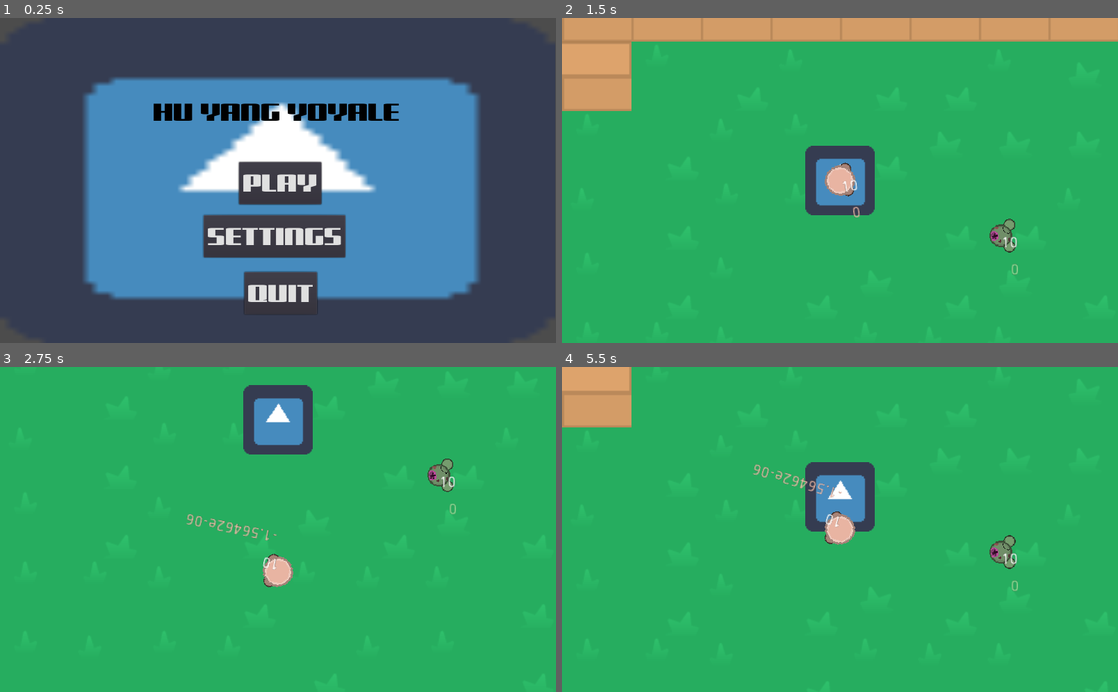
Above: before the commit, frames 1-4 (two rows, left to right).
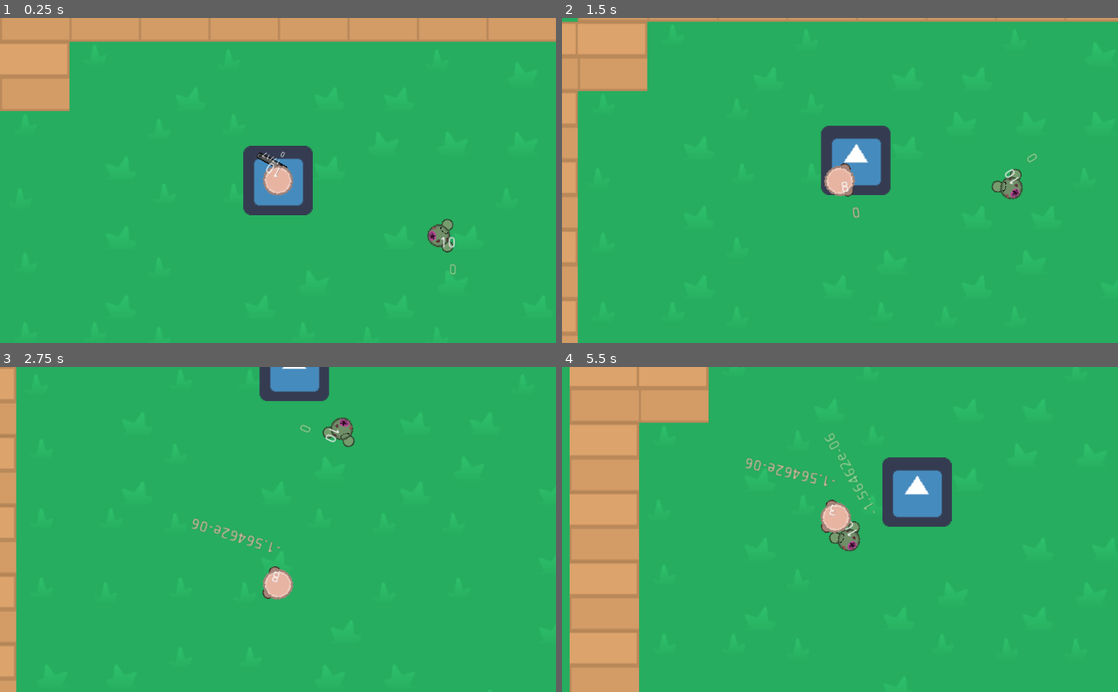
Above: after the commit, the same moments.

Repository: Panda248/Hu-Yang-Yoyale
Game: Godot game, scene res://World.tscn
Same seed, same stepped clock (60 frames per second), same inputs: the game is played once before the commit and once after it. Before the commit the project starts from res://Main Menu.tscn. The engine's default icon, where the game draws it, is replaced by a stand-in: a white triangle on a blue panel in a dark square.
Inputs (mouse positions are in pixels of both pictures, inside the frame that each line leads up to):
- Up to frame 1 (0.25 s): no input
- Up to frame 2 (1.5 s): click (840, 183) at 0.5 s, where only the run before the commit has a clickable "PLAY"; move the mouse to (962, 164) at 1.27 s; hold E (game_switch_weapon_right) from 1.28 s (still down); tap F (game_interact) at 1.35 s
- Up to frame 3 (2.75 s): move the mouse to (166, 545) at 2.02 s; release E (game_switch_weapon_right) at 2.03 s; hold Down (ui_down) from 2.03 s (still down); click (166, 545) at 2.1 s
- Up to frame 4 (5.5 s): move the mouse to (895, 458) at 2.77 s; release Down (ui_down) at 2.78 s; hold E (game_switch_weapon_right) 2.78-3.53 s; right-click (895, 458) at 2.85 s; move the mouse to (812, 594) at 3.52 s; hold Up (ui_up) 3.53-4.28 s; tap F (game_interact) at 3.6 s; move the mouse to (1006, 578) at 4.27 s; hold Q (game_switch_weapon_left) from 4.28 s (still down); click (1006, 578) at 4.35 s; move the mouse to (673, 480) at 5.02 s; right-click (673, 480) at 5.1 s

The runs differ from the first frame. In frame 1, 100% of the frame differs, in the area x 0-100%, y 0-100%; in frame 2, 13%; in frame 3, 8.0%; in frame 4, 20%.

Commit message:
fixesd enemy vision
fixed bug where changing enemy fov angle did not work

Diff:
--- a/Bullet.tscn
+++ b/Bullet.tscn
@@ -1,8 +1,9 @@
 [gd_scene load_steps=6 format=2]
 
 [ext_resource path="res://scripts/Bullet.gd" type="Script" id=1]
-[ext_resource path="res://res/exported/Bullet.png" type="Texture" id=2]
+[ext_resource path="res://res/exported/sprites/Bullet.png" type="Texture" id=2]
 [ext_resource path="res://scripts/HitBox.gd" type="Script" id=3]
+
 
 
 [sub_resource type="CircleShape2D" id=1]
--- a/Enemy.tscn
+++ b/Enemy.tscn
@@ -2,7 +2,7 @@
 
 [ext_resource path="res://scripts/Enemy.gd" type="Script" id=1]
 [ext_resource path="res://scripts/HurtBox.gd" type="Script" id=2]
-[ext_resource path="res://res/exported/Zombie.png" type="Texture" id=3]
+[ext_resource path="res://res/exported/sprites/Zombie.png" type="Texture" id=3]
 [ext_resource path="res://Fists.tscn" type="PackedScene" id=5]
 
 [sub_resource type="CircleShape2D" id=1]
@@ -48,7 +48,9 @@
 
 [node name="Enemy" type="KinematicBody2D"]
 script = ExtResource( 1 )
+velocity = 100
 rotationSpeedDegrees = 180
+angleOfVisionDegrees = 90
 maxViewDistance = 200.0
 
 [node name="Body" type="CollisionShape2D" parent="."]
--- a/Fists.tscn
+++ b/Fists.tscn
@@ -2,7 +2,7 @@
 
 [ext_resource path="res://scripts/HitBox.gd" type="Script" id=1]
 [ext_resource path="res://scripts/Fists.gd" type="Script" id=2]
-[ext_resource path="res://res/exported/Hand.png" type="Texture" id=3]
+[ext_resource path="res://res/exported/sprites/Hand.png" type="Texture" id=3]
 
 [sub_resource type="CapsuleShape2D" id=8]
 height = 8.0
--- a/InteractableNPC.tscn
+++ b/InteractableNPC.tscn
@@ -1,6 +1,6 @@
 [gd_scene load_steps=7 format=2]
 
-[ext_resource path="res://res/exported/Player.png" type="Texture" id=1]
+[ext_resource path="res://res/exported/sprites/Player.png" type="Texture" id=1]
 [ext_resource path="res://scripts/InteractableNPC.gd" type="Script" id=2]
 [ext_resource path="res://Chatbox.tscn" type="PackedScene" id=3]
 [ext_resource path="res://icon.png" type="Texture" id=4]
--- a/Pistol.tscn
+++ b/Pistol.tscn
@@ -1,11 +1,11 @@
 [gd_scene load_steps=8 format=2]
 
 [ext_resource path="res://scripts/Pistol.gd" type="Script" id=1]
-[ext_resource path="res://res/exported/pistol.png" type="Texture" id=2]
+[ext_resource path="res://res/exported/sprites/pistol.png" type="Texture" id=2]
 [ext_resource path="res://Bullet.tscn" type="PackedScene" id=3]
 [ext_resource path="res://res/exported/sound/pistol shoot.wav" type="AudioStream" id=4]
 [ext_resource path="res://res/exported/sound/pistol reload.wav" type="AudioStream" id=5]
-[ext_resource path="res://res/exported/light.png" type="Texture" id=6]
+[ext_resource path="res://res/exported/sprites/light.png" type="Texture" id=6]
 
 [sub_resource type="OccluderPolygon2D" id=1]
 polygon = PoolVector2Array( 44, -2, 48, -6, -16, -6, -16, 6, 48, 6, 44, 2 )
--- a/Player.tscn
+++ b/Player.tscn
@@ -3,7 +3,7 @@
 [ext_resource path="res://scripts/Player.gd" type="Script" id=1]
 [ext_resource path="res://Bullet.tscn" type="PackedScene" id=2]
 [ext_resource path="res://Fists.tscn" type="PackedScene" id=3]
-[ext_resource path="res://res/exported/Player.png" type="Texture" id=4]
+[ext_resource path="res://res/exported/sprites/Player.png" type="Texture" id=4]
 [ext_resource path="res://scripts/HurtBox.gd" type="Script" id=5]
 [ext_resource path="res://Pistol.tscn" type="PackedScene" id=6]
 [ext_resource path="res://icon.png" type="Texture" id=7]
@@ -46,7 +46,7 @@
 
 [node name="Player" type="KinematicBody2D"]
 script = ExtResource( 1 )
-velocity = 600
+velocity = 300
 Bullet = ExtResource( 2 )
 
 [node name="Camera2D" type="Camera2D" parent="."]
--- a/World.tscn
+++ b/World.tscn
@@ -1,9 +1,9 @@
-[gd_scene load_steps=17 format=2]
+[gd_scene load_steps=16 format=2]
 
 [ext_resource path="res://Enemy.tscn" type="PackedScene" id=1]
 [ext_resource path="res://Player.tscn" type="PackedScene" id=2]
 [ext_resource path="res://icon.png" type="Texture" id=3]
-[ext_resource path="res://res/exported/light.png" type="Texture" id=4]
+[ext_resource path="res://res/exported/sprites/light.png" type="Texture" id=4]
 [ext_resource path="res://scripts/BulletManager.gd" type="Script" id=5]
 [ext_resource path="res://scripts/Main.gd" type="Script" id=6]
 [ext_resource path="res://maps/tilesheet2.png" type="Texture" id=7]
@@ -11,7 +11,6 @@
 [ext_resource path="res://Alert.tscn" type="PackedScene" id=9]
 [ext_resource path="res://InteractableNPC.tscn" type="PackedScene" id=10]
 [ext_resource path="res://scripts/ChatBoxManager.gd" type="Script" id=11]
-[ext_resource path="res://Death.tscn" type="PackedScene" id=12]
 
 [sub_resource type="OccluderPolygon2D" id=3]
 cull_mode = 2
@@ -132,17 +131,15 @@
 [node name="World" type="Node2D"]
 script = ExtResource( 6 )
 Enemy = ExtResource( 1 )
-DeathScreen = ExtResource( 12 )
 
 [node name="Sprite" type="Sprite" parent="."]
 texture = ExtResource( 3 )
 
 [node name="Enemy" parent="." instance=ExtResource( 1 )]
 position = Vector2( 148, 51 )
-velocity = 100
+angleOfVisionDegrees = 180
 
 [node name="Player" parent="." instance=ExtResource( 2 )]
-velocity = 200
 
 [node name="Light2D" type="Light2D" parent="Player"]
 visible = false
--- a/project.godot
+++ b/project.godot
@@ -81,7 +81,7 @@
 [application]
 
 config/name="Hu Yang Yoyale"
-run/main_scene="res://Main Menu.tscn"
+run/main_scene="res://World.tscn"
 config/icon="res://icon.png"
 
 [debug]
@@ -91,8 +91,6 @@
 [display]
 
 window/vsync/vsync_via_compositor=true
-window/stretch/mode="2d"
-window/stretch/aspect="keep"
 
 [global]
 
--- a/scripts/Enemy.gd
+++ b/scripts/Enemy.gd
@@ -36,8 +36,9 @@
 	pass
 
 func _chase(delta):
-	slowly_rotate_to(player, delta)
+
 	if(can_see_player()):
+		slowly_rotate_to(player, delta)
 		move_forward(delta)
 	#motion = move_and_slide((player.position - position).normalized() * velocity * delta*60)
 
--- a/scripts/NPC.gd
+++ b/scripts/NPC.gd
@@ -8,8 +8,8 @@
 export var angleOfVisionDegrees := 30
 export var maxViewDistance := 800.0
 export var angleBetweenRaysDegrees := 5.0
-var angleOfVision := deg2rad(angleOfVisionDegrees)
-var angleBetweenRays := deg2rad(angleBetweenRaysDegrees)
+onready var angleOfVision := deg2rad(angleOfVisionDegrees)
+onready var angleBetweenRays := deg2rad(angleBetweenRaysDegrees)
 
 enum	{
 	IDLE, CHASE, INVESTIGATE, ATTACK
Renamed: res/exported/Bullet.png -> res/exported/sprites/Bullet.png
Not shown, changed: res/exported/sprites/Bullet.png.import
Renamed: res/exported/Hand.png -> res/exported/sprites/Hand.png
Not shown, changed: res/exported/sprites/Hand.png.import
Renamed: res/exported/Player.png -> res/exported/sprites/Player.png
Not shown, changed: res/exported/sprites/Player.png.import
Renamed: res/exported/Zombie.png -> res/exported/sprites/Zombie.png
Not shown, changed: res/exported/sprites/Zombie.png.import
Renamed: res/exported/ZombieHands.png -> res/exported/sprites/ZombieHands.png
Not shown, changed: res/exported/sprites/ZombieHands.png.import
Renamed: res/crate.png -> res/exported/sprites/crate.png
Not shown, changed: res/exported/sprites/crate.png.import
(and 4 more such lines)
